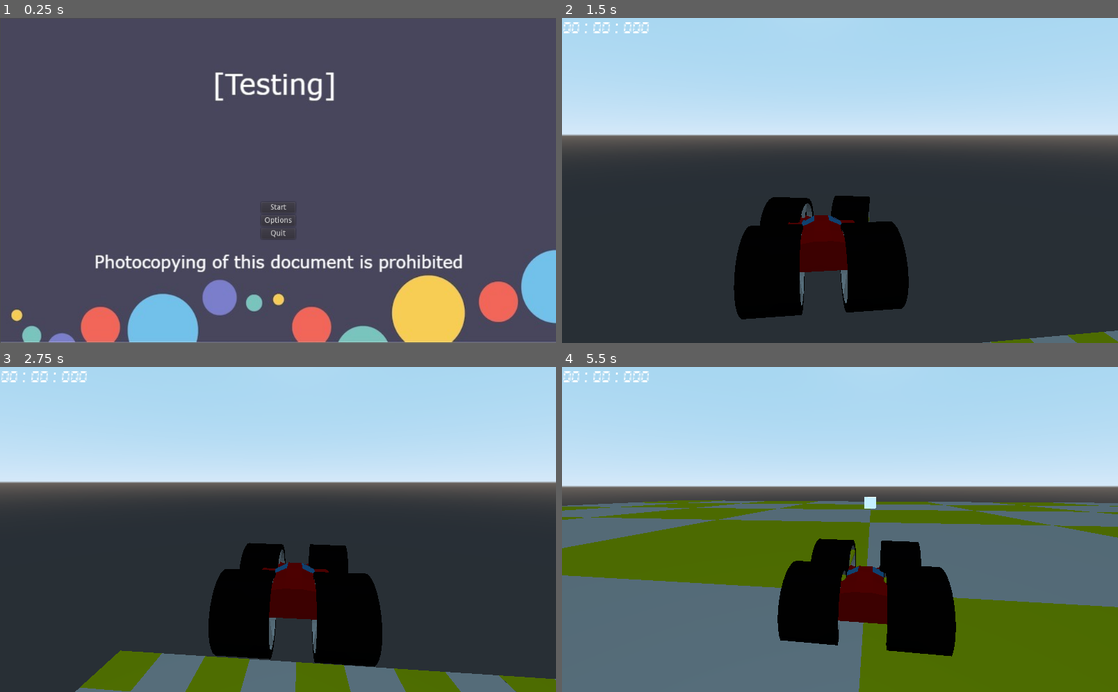
Above: before the commit, frames 1-4 (two rows, left to right).
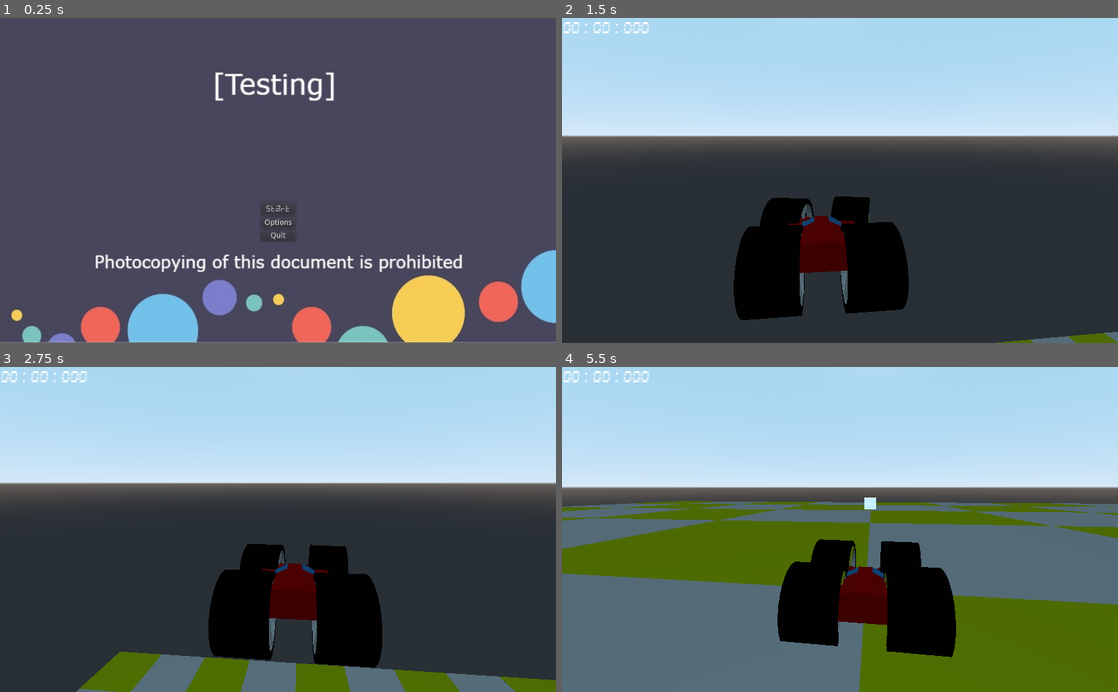
Above: after the commit, the same moments.

Repository: jilhoe63/L3DTEProject
Game: Godot game, scene res://Scenes/Menu.tscn
Same seed, same stepped clock (60 frames per second), same inputs: the game is played once before the commit and once after it. Before the commit the project has no main scene; this scene is started directly in both runs.
Inputs (mouse positions are in pixels of both pictures, inside the frame that each line leads up to):
- Up to frame 1 (0.25 s): no input
- Up to frame 2 (1.5 s): click "Start" at 0.5 s; move the mouse to (867, 180) at 1.27 s; hold D (D) from 1.28 s (still down)
- Up to frame 3 (2.75 s): tap S (S) at 1.55, 2.1 s; move the mouse to (250, 529) at 2.02 s; release D (D) at 2.03 s; tap D (D) at 2.3 s
- Up to frame 4 (5.5 s): move the mouse to (851, 523) at 2.77 s; hold A (A) 2.78-3.53 s; tap S (S) at 3.05 s; move the mouse to (834, 536) at 3.52 s; tap D (D) at 3.6, 5.3 s; move the mouse to (878, 532) at 4.27 s; hold S (S) 4.28-5.03 s; move the mouse to (795, 526) at 5.02 s; tap Space (SPACE) at 5.1 s

The runs differ from the first frame. In frame 1, 0.2% of the frame differs, in the area x 47-53%, y 57-69%; in frame 2, 1.0%; in frame 3, 1.2%; in frame 4, 2.6%, in the area x 0-100%, y 36-100%.

Commit message:
Minor tweaks

Diff:
--- a/Scenes/Menu.tscn
+++ b/Scenes/Menu.tscn
@@ -1,7 +1,11 @@
-[gd_scene load_steps=3 format=2]
+[gd_scene load_steps=5 format=2]
 
 [ext_resource path="res://Scenes/Menu.gd" type="Script" id=1]
 [ext_resource path="res://backgorund temp.jpg" type="Texture" id=2]
+[ext_resource path="res://Fonts/alarmclock.ttf" type="DynamicFontData" id=3]
+
+[sub_resource type="DynamicFont" id=1]
+font_data = ExtResource( 3 )
 
 [node name="Menu" type="Control"]
 anchor_right = 1.0
@@ -20,19 +24,20 @@
 
 [node name="Start_Button" type="Button" parent="VBoxContainer"]
 margin_right = 63.0
-margin_bottom = 20.0
+margin_bottom = 24.0
+custom_fonts/font = SubResource( 1 )
 text = "Start"
 
 [node name="Options_Button" type="Button" parent="VBoxContainer"]
-margin_top = 24.0
+margin_top = 28.0
 margin_right = 63.0
-margin_bottom = 44.0
+margin_bottom = 48.0
 text = "Options"
 
 [node name="Quit_Button" type="Button" parent="VBoxContainer"]
-margin_top = 48.0
+margin_top = 52.0
 margin_right = 63.0
-margin_bottom = 68.0
+margin_bottom = 72.0
 text = "Quit"
 
 [node name="BackgorundTemp" type="Sprite" parent="."]
--- a/Scenes/Test_car.tscn
+++ b/Scenes/Test_car.tscn
@@ -61,7 +61,6 @@
 engine_force = 500.0
 use_as_traction = true
 wheel_roll_influence = 0.15
-wheel_friction_slip = 10.0
 suspension_travel = 100.0
 suspension_stiffness = 5.0
 
@@ -76,7 +75,6 @@
 engine_force = 500.0
 use_as_traction = true
 wheel_roll_influence = 0.15
-wheel_friction_slip = 10.0
 suspension_travel = 100.0
 suspension_stiffness = 5.0
 
--- a/Scenes/VehicleBody.gd
+++ b/Scenes/VehicleBody.gd
@@ -1,6 +1,6 @@
 extends VehicleBody
 
-var horse_power = 2000
+var horse_power = 2500
 var accel_speed = 20
 
 var steer_angle = deg2rad(30)
--- a/project.godot
+++ b/project.godot
@@ -11,7 +11,10 @@
 [application]
 
 config/name="L3DTEProject"
+run/main_scene="res://Scenes/Menu.tscn"
+boot_splash/image="res://Image_assets/cody.PNG"
 config/icon="res://Image_assets/Jletter.png"
+config/windows_native_icon="res://Image_assets/Jletter.png"
 
 [input]
 
Binary file added: Image_assets/cody.PNG
Not shown, added: Image_assets/cody.PNG.import
Not shown, changed: Thumbs.db
